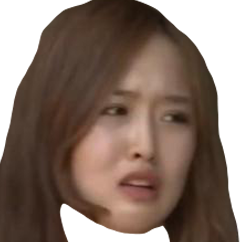
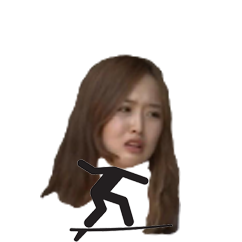
Before/after of a (242, 242) layered artwork. What changed in the layer stack:
painted on "Layer 1" over [0, 0, 240, 242]
added layer "Layer 2" above "Layer 0" over [40, 53, 181, 236]
